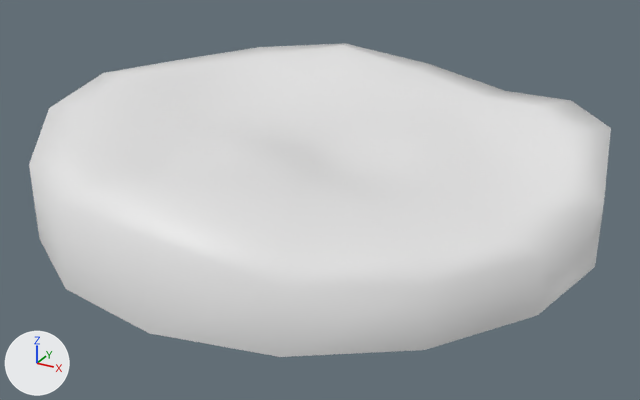
An edit to the glTF model assets/terrain2.glb, drawn before and after from the same camera.
Before and after are seen from a 50 mm lens placed at (2.29, -4.18, 1.7), pointed at (0.04, -0.09, -0.35). The lights are fixed; the arrows at lower left show +X, +Y and +Z. The first picture is the older version. Vertices at exactly the same position are counted once.
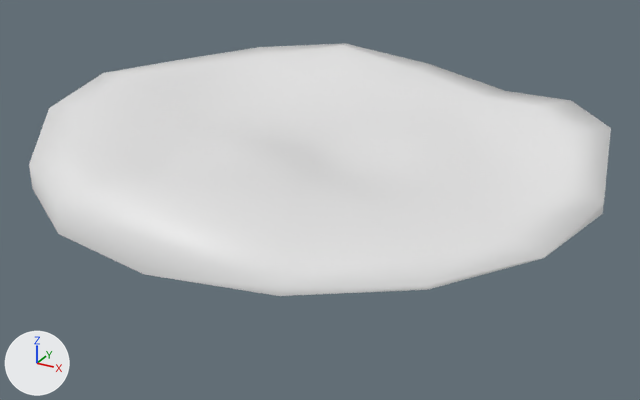
Boxes [x1, y1, x2, y2] around the edits, measured in the pictures (640 x 400 px):
'Grid', reshaped (19% shorter)
    before: [29, 43, 611, 357]
    after: [29, 43, 611, 296]

The change, as a list of edits to the scene's bpy script:
```text
Change me_grid:
    used by ob_grid; location = (0.0, 0.0, 0.0)
    remove me_grid.from_pydata(...)  # 129 vertices, 240 faces; spans x -1.59..1.59, y -1.59..1.59, z -0.43..0.19
    add me_grid.from_pydata(...)  # 129 vertices, 240 faces; spans x -1.59..1.59, y -1.59..1.59, z -0.13..0.19
    me_grid part 1
    2 vertices are removed from x -1.12..-0.61, y 1.12..1.47, z -0.42
    240 faces are deleted
    12 vertices in x -1.59..1.59, y -1.59..1.59, z -0.42 move by (0.0, 0.0, 0.29)
    2 vertices move from x 1.12..1.47, y 0.61..1.12, z -0.43 to x 1.12..1.47, y 0.61..1.12, z -0.13
    2 vertices are added at (-0.61, 1.47, -0.13), (-1.12, 1.12, -0.13)
    240 new faces join them
```
